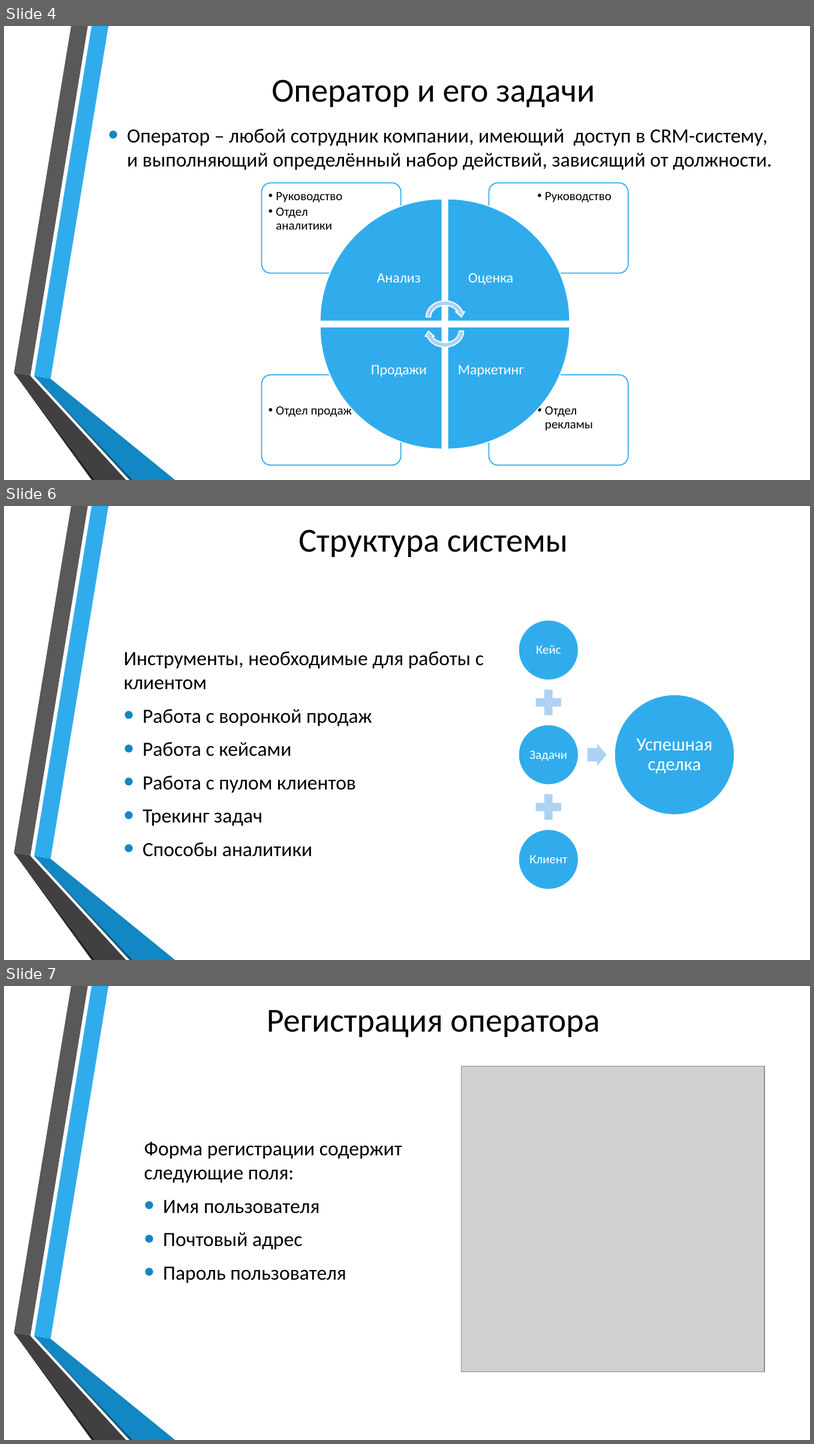
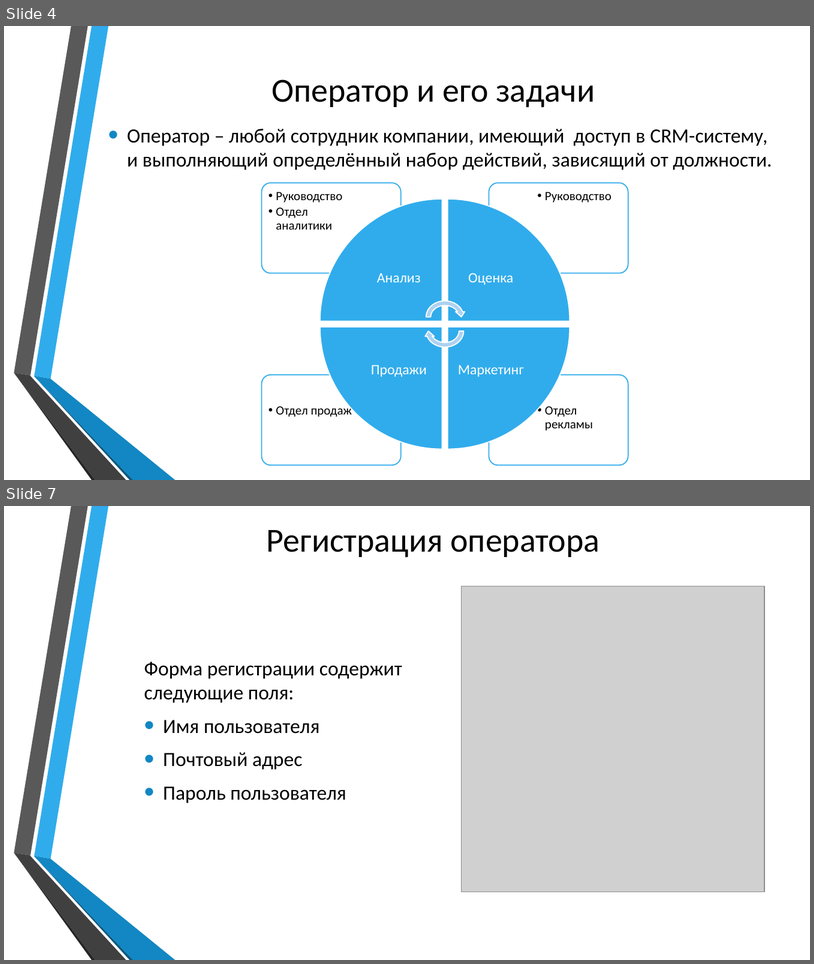
Before and after one commit to Yaroher2442/diplom-dev, a slide deck: diplom_preza.pptx. Shown one above the other, each under a label of ours: slides 4, 6 and 7 before the commit, slides 4 and 7 after it; the slides between them are not shown. The pictures are 814x1444 and 814x964 pixels, drawn with LibreOffice and Linux fonts; fonts in the diff are those of the drawing; grey boxes stand for pictures; background and template pictures are left out. Boxes give left, top, right and bottom in pixels: in the first picture for what was removed or moved away, otherwise in the second. Text is boxed around its words. In the diff, an @@ line names an element or a change of style, - is before the commit and + after.

```diff
--- a/diplom_preza.pptx
+++ b/diplom_preza.pptx
@@ slide 6 removed at (4, 506, 810, 960), background picture (left out); not listed: 6 template elements that a slide beside it also shows @@
@@ title removed at (299, 529, 568, 557) @@
-Структура системы
@@ text removed at (124, 651, 484, 856) @@
-Инструменты, необходимые для работы с клиентом
-• Работа с воронкой продаж
-• Работа с кейсами
-• Работа с пулом клиентов
-• Трекинг задач
-• Способы аналитики
@@ group removed at (519, 620, 735, 889): 4 ellipses, 4 texts, 2 plus signs, 1 right arrow @@
-Кейс
-Задачи
-Клиент
-Успешная сделка
```
Also in this commit, not shown: 1 slide changed, 3 slides added, 1 other file.
